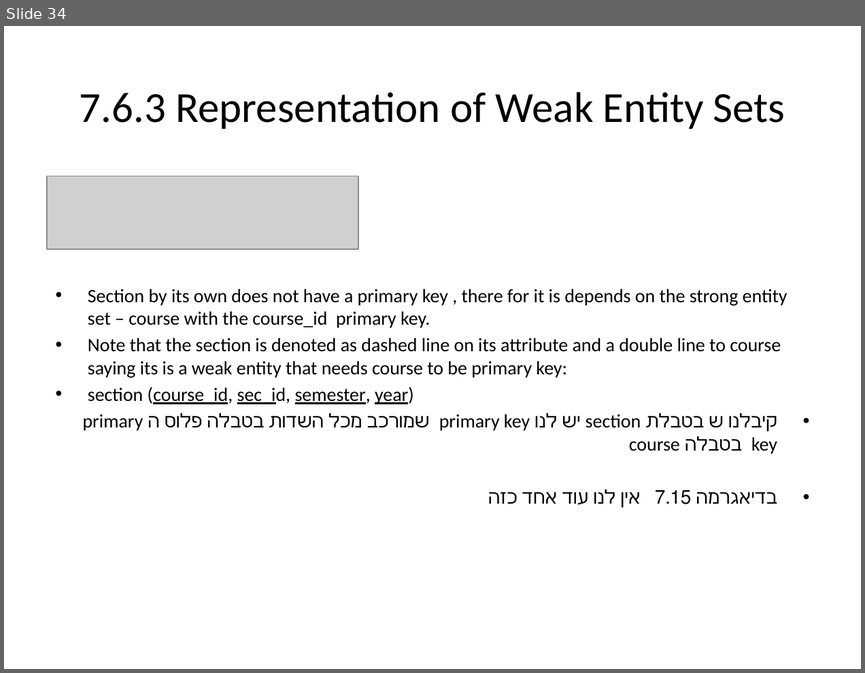
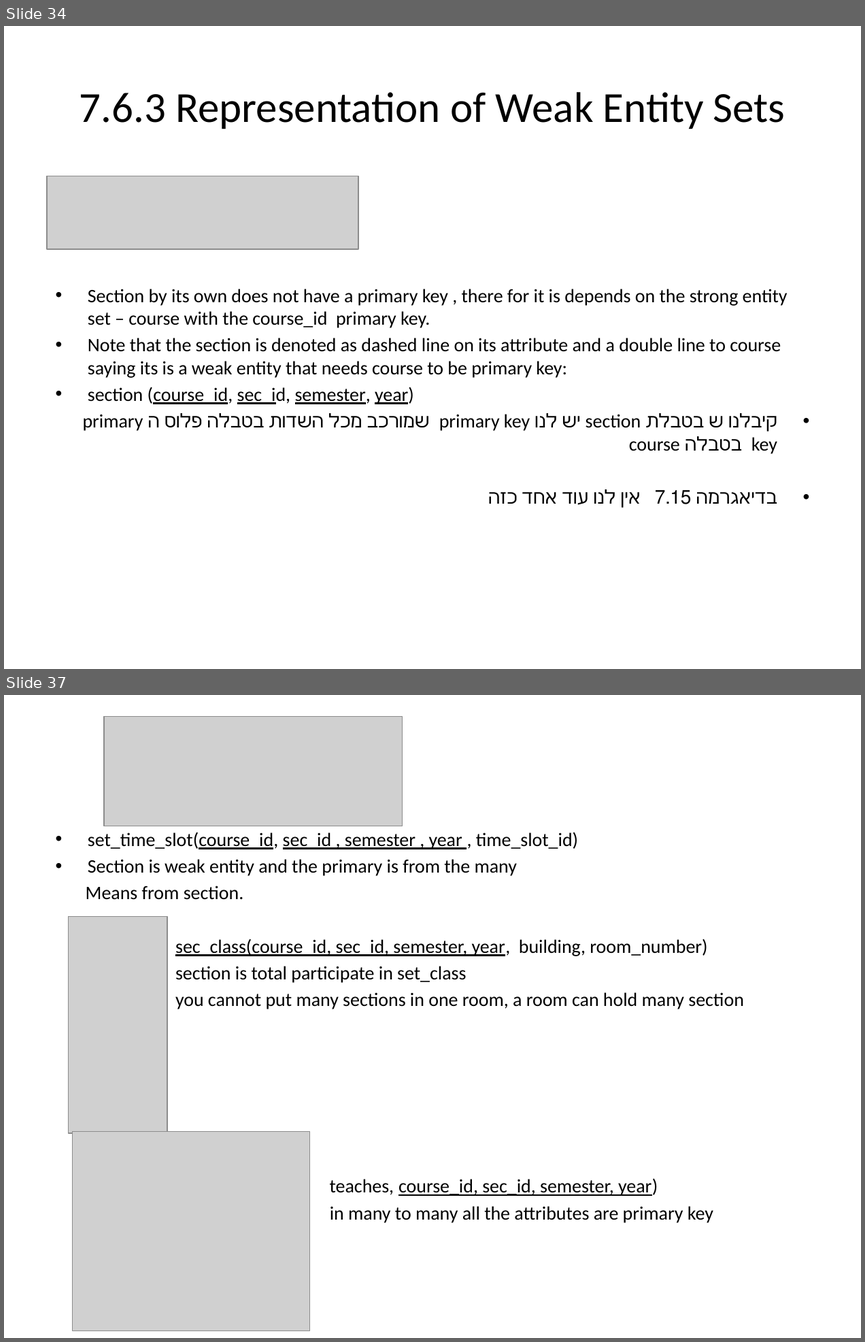
Before and after one commit to Kaitel/OOP, a slide deck: 20277 Database systems/Entity–relationship model.pptx. Shown one above the other, each under a label of ours: slide 34 before the commit, slides 34 and 37 after it; the slides between them are not shown. The pictures are 865x673 and 865x1342 pixels, drawn with LibreOffice and Linux fonts; fonts in the diff are those of the drawing; grey boxes stand for pictures. Boxes give left, top, right and bottom in pixels: in the first picture for what was removed or moved away, otherwise in the second. Text is boxed around its words. In the diff, an @@ line names an element or a change of style, - is before the commit and + after.

```diff
--- a/20277 Database systems/Entity–relationship model.pptx
+++ b/20277 Database systems/Entity–relationship model.pptx
@@ slide 37 added at (4,695,861,1338), background #FFFFFF @@
@@ picture added at (104,717,402,826) @@
@@ text added at (86,832,744,1223), 16 pt, text #000000 @@
+• set_time_slot(course_id, sec_id , semester , year , time_slot_id)
+• Section is weak entity and the primary is from the many
+Means from section.
+sec_class(course_id, sec_id, semester, year, building, room_number)
+section is total participate in set_class
+you cannot put many sections in one room, a room can hold many section
+t t teaches, course_id, sec_id, semester, year)
+in many to many all the attributes are primary key
@@ picture added at (68,916,168,1133) @@
@@ picture added at (73,1131,310,1330) @@
```
Also in this commit, not shown: 10 slides changed, 7 other slides added, 2 slides removed, 2 other files.
